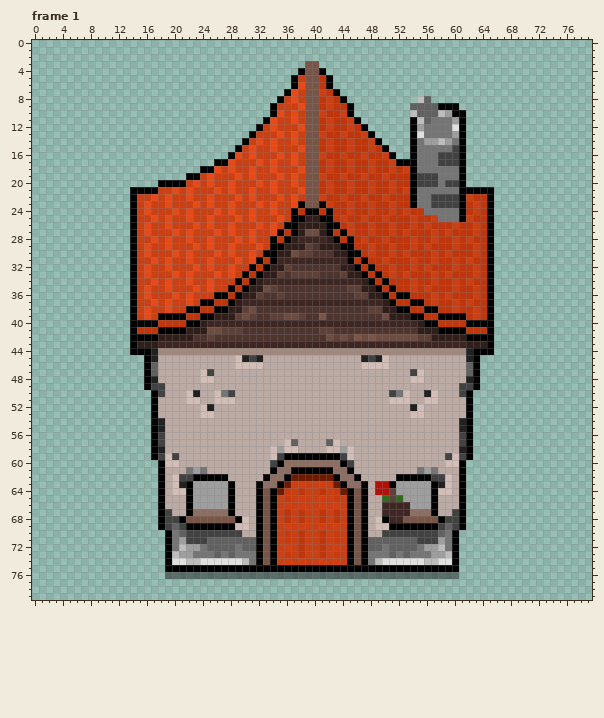
File history of a pixel-art file, Assets/Arts/Construction/House/House01.aseprite. The first picture shows the starting point.
80x80 pixels, 5 frames. Colours within 5 levels of each other are drawn and written as one. Shown: frame 1. The commit also changed other frames, which this record leaves out.
New version:
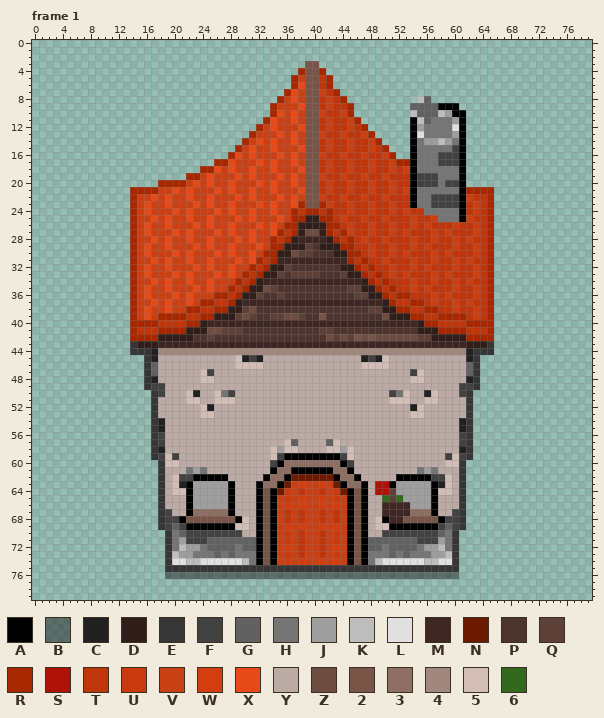
Palette (. is transparent): A #000000  B #21212180  C #212121  D #301e1a  E #363636  F #424242  G #616161  H #757575  J #9e9e9e  K #bdbdbd  L #e0e0e0  M #3e2723  N #6e1a00  P #4e342e  Q #5d4037  R #a72800  S #b0120a  T #bf360c  U #c93b0f  V #ca4015  W #d23e10  X #e64a19  Y #bcaaa4  Z #6d4c41  2 #795548  3 #8d6e63  4 #a1887f  5 #d2beb7  6 #33691e
Change:
Changed rows in their new state; - is an unchanged pixel.
Frame 1, layer "House":
first column x 14:
 4 ------------------------R--R------------------------
 5 -----------------------R----R-----------------------
 6 -----------------------R----R-----------------------
 7 ----------------------R------R----------------------
 8 ---------------------R--------R---------------------
 9 --------------------R----------R--------------------
10 --------------------R----------R--------------------
11 -------------------R------------R-------------------
12 ------------------R--------------R------------------
13 -----------------R----------------R-----------------
14 ----------------R------------------R----------------
15 ---------------R--------------------R---------------
16 --------------R----------------------R--------------
17 ------------RR------------------------RR------------
18 ----------RR----------------------------------------
19 --------RR------------------------------------------
20 ----RRRR--------------------------------------------
21 RRRR--------------------------------------------RRRR
22 R--------------------------------------------------R
23 R-----------------------R--R-----------------------R
24 R----------------------R-RR-R----------------------R
25 R----------------------RR--RR----------------------R
26 R---------------------RR----RR---------------------R
27 R--------------------R-R----R-R--------------------R
28 R-------------------R-R------R-R-------------------R
29 R-------------------RR--------RR-------------------R
30 R------------------RR----------RR------------------R
31 R-----------------R-R----------R-R-----------------R
32 R----------------R-R------------R-R----------------R
33 R---------------R-R--------------R-R---------------R
34 R--------------R-R----------------R-R--------------R
35 R-------------R-R------------------R-R-------------R
36 R-----------RR-R--------------------R-RR-----------R
37 R---------RR--R----------------------R--RR---------R
38 R-------RR--RR------------------------RR--RR-------R
39 R---RRRR--RR----------------------------RR--RRRR---R
40 RRRR----RR--------------------------------RR----RRRR
41 R---RRRR------------------------------------RRRR---R
42 RRRR--------------------------------------------RRRR
43 E--------------------------------------------------E
44 EEE----------------------------------------------EEE
45 --E----------------------------------------------E--
46 --E----------------------------------------------E--
47 --E----------------------------------------------E--
48 --E----------------------------------------------E--
49 --E----------------------------------------------E--
50 ---E--------------------------------------------E---
51 ---E--------------------------------------------E---
52 ---E--------------------------------------------E---
53 ---E--------------------------------------------E---
54 ---E--------------------------------------------E---
55 ---E--------------------------------------------E---
56 ---E--------------------------------------------E---
57 ---E--------------------------------------------E---
58 ---E--------------------------------------------E---
59 ---E--------------------------------------------E---
60 ----E------------------------------------------E----
61 ----E------------------------------------------E----
62 ----E------------------------------------------E----
63 ----E------------------------------------------E----
64 ----E------------------------------------------E----
65 ----E------------------------------------------E----
66 ----E------------------------------------------E----
67 ----E------------------------------------------E----
68 ----E------------------------------------------E----
69 ----E------------------------------------------E----
70 -----E----------------------------------------E-----
71 -----E----------------------------------------E-----
72 -----E----------------------------------------E-----
73 -----E----------------------------------------E-----
74 -----E----------------------------------------E-----
75 -----EEEEEEEEEEEEEEEEEEEEEEEEEEEEEEEEEEEEEEEEEE-----
Changed places in both pictures, as pixel boxes (x1, y1, x2, y2):
changed: (130, 68, 494, 572)
